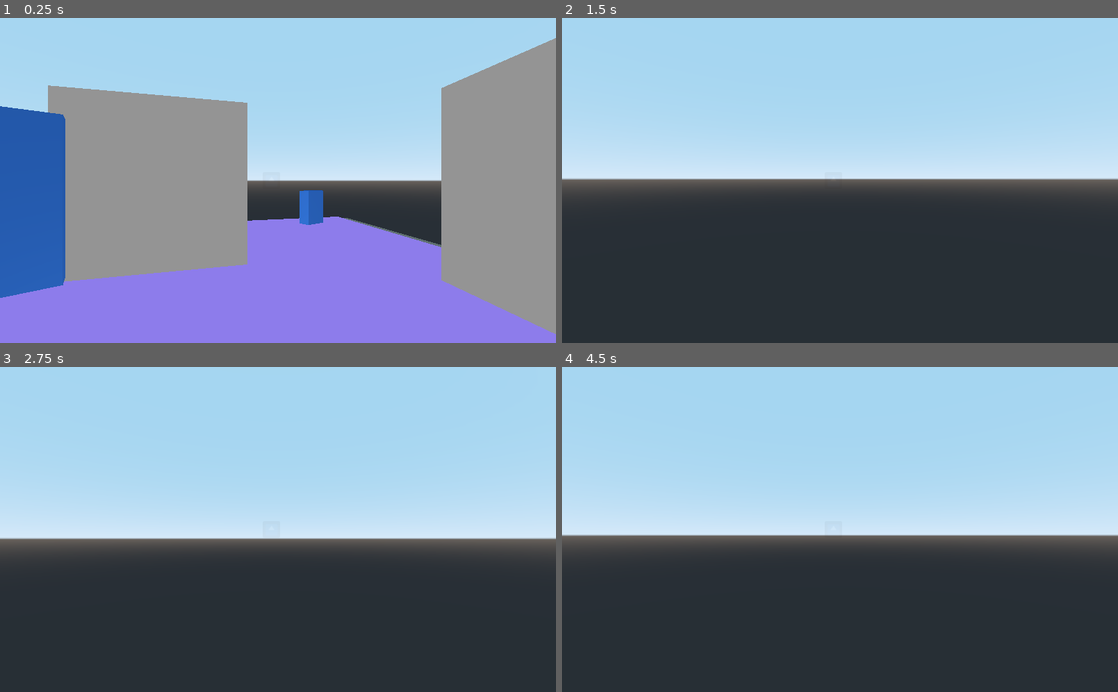
Above: before the commit, frames 1-4 (two rows, left to right).
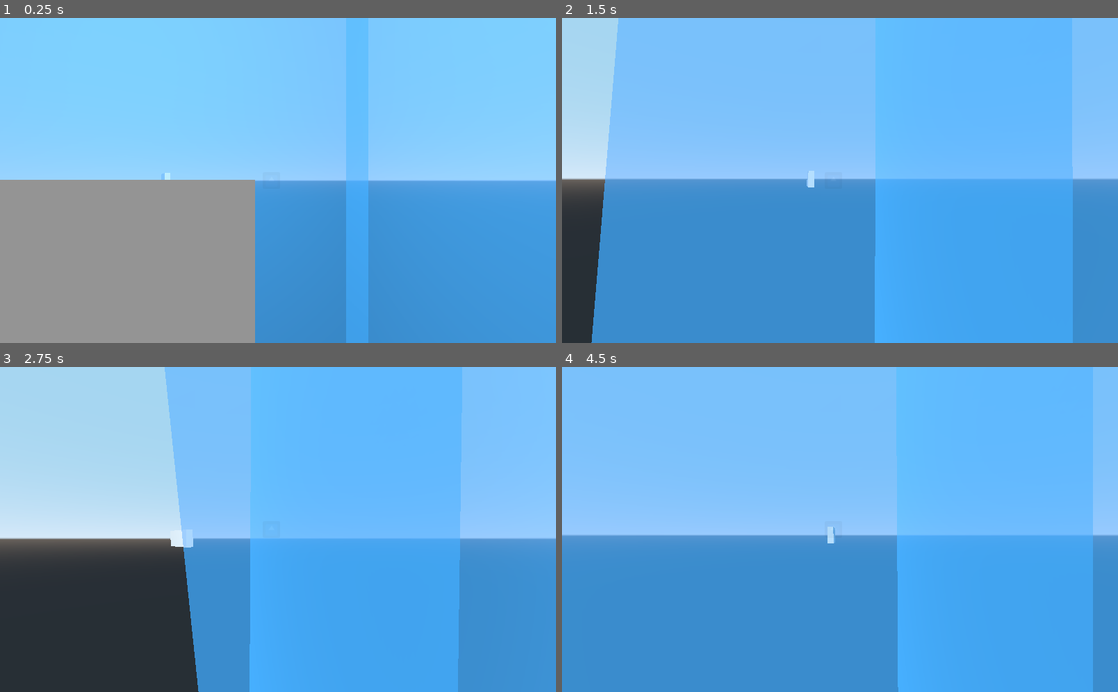
Above: after the commit, the same moments.

Repository: gramozilho/Portal
Game: Godot game, scene res://Main.tscn
The game is run twice, just before and just after one commit, with the same random seed, the same clock (stepped at 60 frames per second) and the same inputs. The engine's default icon, where the game draws it, is replaced by a stand-in: a white triangle on a blue panel in a dark square.
Inputs (mouse positions are in pixels of both pictures, inside the frame that each line leads up to):
- Up to frame 1 (0.25 s): no input
- Up to frame 2 (1.5 s): move the mouse to (867, 180) at 0.52 s; hold Up (ui_up) from 0.53 s (still down); click (867, 180) at 0.6 s; move the mouse to (812, 180) at 1.27 s; click (812, 180) at 1.35 s
- Up to frame 3 (2.75 s): keep holding Up (ui_up); tap Enter at 2 s; move the mouse to (289, 523) at 2.02 s; click (289, 523) at 2.1 s
- Up to frame 4 (4.5 s): keep holding Up (ui_up); tap Space at 2.75, 4.25 s; move the mouse to (834, 536) at 2.77 s; click (834, 536) at 2.85 s; tap Enter at 3.5 s; move the mouse to (878, 532) at 3.52 s; click (878, 532) at 3.6 s; move the mouse to (795, 526) at 4.27 s; click (795, 526) at 4.35 s

The runs differ from the first frame. In frame 1, 91% of the frame differs, in the area x 0-100%, y 0-100%; in frame 2, 92%; in frame 3, 67%; in frame 4, 100%.

Commit message:
Mirror portal (wrongly) implemented

Diff:
--- a/Main.gd
+++ b/Main.gd
@@ -3,6 +3,7 @@
 const portal = preload("res://Portal.tscn")
 var typeA = true
 var portal_list = []
+var last_portal_is_A = false
 
 func _ready():
 	Input.set_mouse_mode(Input.MOUSE_MODE_CAPTURED)
@@ -14,8 +15,10 @@
 	if Input.is_action_just_pressed("ui_restart"):
 		get_tree().reload_current_scene()
 
+func _on_KinematicBody_new_portal(coord, orient):
+	pass
 
-func _on_KinematicBody_new_portal(coord, orient):
+func _on_KinematicBody_new_portal_old(coord, orient):
 	var new_portal = portal.instance()
 	new_portal.global_transform.origin = coord
 	var normal_vec = Vector3(0, 1, 0)
--- a/Main.tscn
+++ b/Main.tscn
@@ -1,20 +1,29 @@
-[gd_scene load_steps=17 format=2]
+[gd_scene load_steps=20 format=2]
 
 [ext_resource path="res://Player.tscn" type="PackedScene" id=1]
 [ext_resource path="res://Main.gd" type="Script" id=2]
 [ext_resource path="res://World1.tscn" type="PackedScene" id=3]
 [ext_resource path="res://icon.png" type="Texture" id=4]
-[ext_resource path="res://Portal2.tscn" type="PackedScene" id=5]
 [ext_resource path="res://MirrorATexture.tres" type="Material" id=6]
 [ext_resource path="res://MirrorNew.gd" type="Script" id=7]
 [ext_resource path="res://Camera.gd" type="Script" id=8]
 [ext_resource path="res://MirrorB.tres" type="Material" id=9]
+[ext_resource path="res://MirrorCull.gd" type="Script" id=10]
 
 [sub_resource type="CubeMesh" id=1]
 size = Vector3( 0.5, 0.5, 0.3 )
 
 [sub_resource type="SpatialMaterial" id=2]
 albedo_color = Color( 0.160784, 0.407843, 0.752941, 1 )
+
+[sub_resource type="ConcavePolygonShape" id=8]
+data = PoolVector3Array( -0.25, 0.25, 0.15, 0.25, 0.25, 0.15, -0.25, -0.25, 0.15, 0.25, 0.25, 0.15, 0.25, -0.25, 0.15, -0.25, -0.25, 0.15, 0.25, 0.25, -0.15, -0.25, 0.25, -0.15, 0.25, -0.25, -0.15, -0.25, 0.25, -0.15, -0.25, -0.25, -0.15, 0.25, -0.25, -0.15, 0.25, 0.25, 0.15, 0.25, 0.25, -0.15, 0.25, -0.25, 0.15, 0.25, 0.25, -0.15, 0.25, -0.25, -0.15, 0.25, -0.25, 0.15, -0.25, 0.25, -0.15, -0.25, 0.25, 0.15, -0.25, -0.25, -0.15, -0.25, 0.25, 0.15, -0.25, -0.25, 0.15, -0.25, -0.25, -0.15, 0.25, 0.25, 0.15, -0.25, 0.25, 0.15, 0.25, 0.25, -0.15, -0.25, 0.25, 0.15, -0.25, 0.25, -0.15, 0.25, 0.25, -0.15, -0.25, -0.25, 0.15, 0.25, -0.25, 0.15, -0.25, -0.25, -0.15, 0.25, -0.25, 0.15, 0.25, -0.25, -0.15, -0.25, -0.25, -0.15 )
+
+[sub_resource type="ConcavePolygonShape" id=9]
+data = PoolVector3Array( -0.25, 0.25, 0.15, 0.25, 0.25, 0.15, -0.25, -0.25, 0.15, 0.25, 0.25, 0.15, 0.25, -0.25, 0.15, -0.25, -0.25, 0.15, 0.25, 0.25, -0.15, -0.25, 0.25, -0.15, 0.25, -0.25, -0.15, -0.25, 0.25, -0.15, -0.25, -0.25, -0.15, 0.25, -0.25, -0.15, 0.25, 0.25, 0.15, 0.25, 0.25, -0.15, 0.25, -0.25, 0.15, 0.25, 0.25, -0.15, 0.25, -0.25, -0.15, 0.25, -0.25, 0.15, -0.25, 0.25, -0.15, -0.25, 0.25, 0.15, -0.25, -0.25, -0.15, -0.25, 0.25, 0.15, -0.25, -0.25, 0.15, -0.25, -0.25, -0.15, 0.25, 0.25, 0.15, -0.25, 0.25, 0.15, 0.25, 0.25, -0.15, -0.25, 0.25, 0.15, -0.25, 0.25, -0.15, 0.25, 0.25, -0.15, -0.25, -0.25, 0.15, 0.25, -0.25, 0.15, -0.25, -0.25, -0.15, 0.25, -0.25, 0.15, 0.25, -0.25, -0.15, -0.25, -0.25, -0.15 )
+
+[sub_resource type="ConcavePolygonShape" id=10]
+data = PoolVector3Array( -0.25, 0.25, 0.15, 0.25, 0.25, 0.15, -0.25, -0.25, 0.15, 0.25, 0.25, 0.15, 0.25, -0.25, 0.15, -0.25, -0.25, 0.15, 0.25, 0.25, -0.15, -0.25, 0.25, -0.15, 0.25, -0.25, -0.15, -0.25, 0.25, -0.15, -0.25, -0.25, -0.15, 0.25, -0.25, -0.15, 0.25, 0.25, 0.15, 0.25, 0.25, -0.15, 0.25, -0.25, 0.15, 0.25, 0.25, -0.15, 0.25, -0.25, -0.15, 0.25, -0.25, 0.15, -0.25, 0.25, -0.15, -0.25, 0.25, 0.15, -0.25, -0.25, -0.15, -0.25, 0.25, 0.15, -0.25, -0.25, 0.15, -0.25, -0.25, -0.15, 0.25, 0.25, 0.15, -0.25, 0.25, 0.15, 0.25, 0.25, -0.15, -0.25, 0.25, 0.15, -0.25, 0.25, -0.15, 0.25, 0.25, -0.15, -0.25, -0.25, 0.15, 0.25, -0.25, 0.15, -0.25, -0.25, -0.15, 0.25, -0.25, 0.15, 0.25, -0.25, -0.15, -0.25, -0.25, -0.15 )
 
 [sub_resource type="PlaneMesh" id=3]
 
@@ -30,13 +39,16 @@
 script = ExtResource( 2 )
 
 [node name="Player" parent="." instance=ExtResource( 1 )]
-transform = Transform( 0.258954, 0, 0.96589, 0, 1, 0, -0.96589, 0, 0.258954, 1.92185, 9.07885, -0.626828 )
+transform = Transform( 0.258954, 0, 0.96589, 0, 1, 0, -0.96589, 0, 0.258954, 0.143399, 2.32023, -0.626828 )
+
+[node name="MeshInstance" parent="Player/Body" index="0"]
+layers = 7
 
 [node name="Camera" parent="Player/CameraAnchor" index="0"]
 script = ExtResource( 8 )
 
 [node name="World1" parent="." instance=ExtResource( 3 )]
-transform = Transform( 0.2, 0, 0, 0, 0.2, 0, 0, 0, 0.2, 0, 0, 0 )
+transform = Transform( 0.1, 0, 0, 0, 0.1, 0, 0, 0, 0.1, 0, 0, 0 )
 
 [node name="Control" type="Control" parent="."]
 anchor_left = 0.5
@@ -57,25 +69,40 @@
 scale = Vector2( 0.5, 0.5 )
 texture = ExtResource( 4 )
 
-[node name="Portal2" parent="." instance=ExtResource( 5 )]
-transform = Transform( 0.0182376, 0, 0.999834, 0, 1, 0, -0.999834, 0, 0.0182376, 0, 8.60397, 0 )
-visible = false
-
 [node name="MeshInstance2" type="MeshInstance" parent="."]
-transform = Transform( 0.396603, 0, -0.91799, 0, 3.23085, 0, 0.91799, 0, 0.396603, -0.764653, 8.5695, 1.05819 )
+transform = Transform( 0.396603, 0, -0.91799, 0, 3.23085, 0, 0.91799, 0, 0.396603, -0.764653, 8.5695, 0.688256 )
+layers = 7
 mesh = SubResource( 1 )
 material/0 = SubResource( 2 )
 
-[node name="MeshInstance4" type="MeshInstance" parent="."]
-transform = Transform( 0.396603, 0, -0.91799, 0, 2.24158, 0, 0.91799, 0, 0.396603, -3.30439, 7.9457, -2.86247 )
+[node name="StaticBody" type="StaticBody" parent="MeshInstance2"]
+
+[node name="CollisionShape" type="CollisionShape" parent="MeshInstance2/StaticBody"]
+shape = SubResource( 8 )
+
+[node name="Obstacle" type="MeshInstance" parent="." groups=[
+"hide",
+]]
+transform = Transform( -1.62921e-07, 0, 1, 0, 3.25424, 0, -2.51028, 0, -4.08977e-07, -1.09096, 8.61363, 0.0829594 )
+layers = 7
 mesh = SubResource( 1 )
 material/0 = SubResource( 2 )
 
-[node name="MeshInstance3" type="MeshInstance" parent="."]
-transform = Transform( 0.396603, 0, -0.91799, 0, 1, 0, 0.91799, 0, 0.396603, -1.5034, 7.9457, -0.70865 )
-layers = 2
+[node name="StaticBody" type="StaticBody" parent="Obstacle"]
+
+[node name="CollisionShape" type="CollisionShape" parent="Obstacle/StaticBody"]
+shape = SubResource( 9 )
+
+[node name="MeshInstance5" type="MeshInstance" parent="."]
+transform = Transform( 0.396603, 0, -0.91799, 0, 1, 0, 0.91799, 0, 0.396603, -0.509445, 7.9457, -0.70865 )
+layers = 7
 mesh = SubResource( 1 )
 material/0 = SubResource( 2 )
+
+[node name="StaticBody" type="StaticBody" parent="MeshInstance5"]
+
+[node name="CollisionShape" type="CollisionShape" parent="MeshInstance5/StaticBody"]
+shape = SubResource( 10 )
 
 [node name="PortalHolder" type="Spatial" parent="." groups=[
 "mirrors",
@@ -83,9 +110,10 @@
 script = ExtResource( 7 )
 
 [node name="Mirror" type="MeshInstance" parent="PortalHolder" groups=[
+"hide",
 "mirrors",
 ]]
-transform = Transform( -1.62921e-07, 1, 0, -1, -1.62921e-07, 0, 0, 0, 1, -0.924199, 8.70582, -0.00365591 )
+transform = Transform( -1.62921e-07, 1, 0, -1, -1.62921e-07, 0, 0, 0, 1, -1.8, 1, 0.05 )
 mesh = SubResource( 3 )
 material/0 = ExtResource( 6 )
 
@@ -94,7 +122,6 @@
 
 [node name="MeshInstance2" type="MeshInstance" parent="PortalHolder/Mirror/DummyCam"]
 transform = Transform( 0.112899, 5.7685e-08, -0.0652244, 1.10017e-08, 0.683651, 4.10359e-08, -0.0652244, 2.15163e-07, -0.112899, -1.47399, 1.90735e-06, -5.49794 )
-layers = 2
 mesh = SubResource( 4 )
 material/0 = null
 
@@ -102,20 +129,25 @@
 size = Vector2( 1024, 600 )
 
 [node name="Camera" type="Camera" parent="PortalHolder/Mirror/Viewport"]
-transform = Transform( 0.258954, 0, 0.96589, 0, 1, 0, -0.96589, 0, 0.258954, 1.92185, 9.07885, -0.626828 )
-cull_mask = 1048573
+transform = Transform( 0.258954, 0, 0.96589, 0, 1, 0, -0.96589, 0, 0.258954, 3.74629, 9.07885, -0.626828 )
+cull_mask = 2
 current = true
+script = ExtResource( 10 )
 
 [node name="MeshInstance" type="MeshInstance" parent="PortalHolder/Mirror/Viewport/Camera"]
-transform = Transform( 0.130386, 0, 0, 0, 0.683651, 0, 0, 0, 0.130386, 0, 0, 0 )
-layers = 2
+transform = Transform( 0.130386, 0, -3.72529e-09, 0, 0.398556, 0, 3.72529e-09, 0, 0.130386, 0, 0, 0 )
 mesh = SubResource( 5 )
 material/0 = null
 
+[node name="RayCast" type="RayCast" parent="PortalHolder/Mirror/Viewport/Camera"]
+enabled = true
+cast_to = Vector3( 0, 0, -1000 )
+
 [node name="Mirror2" type="MeshInstance" parent="PortalHolder" groups=[
+"hide",
 "mirrors",
 ]]
-transform = Transform( 9.88366e-09, -0.0606655, -0.998158, -1, -1.62921e-07, 1.42109e-14, -1.62621e-07, 0.998158, -0.0606655, 1.03677, 8.70582, -2.81596 )
+transform = Transform( 2.65431e-14, -1.62921e-07, 1, -1, -1.62921e-07, 0, 1.62921e-07, -1, -1.62921e-07, 0, 1, 1.73 )
 mesh = SubResource( 3 )
 material/0 = ExtResource( 9 )
 
@@ -124,7 +156,6 @@
 
 [node name="MeshInstance2" type="MeshInstance" parent="PortalHolder/Mirror2/DummyCam"]
 transform = Transform( -0.350734, -3.55271e-15, -1.86265e-09, -7.10543e-15, -0.118099, -4.44089e-16, 0, -1.77636e-15, -0.0430299, 0, 0, 0 )
-layers = 2
 mesh = SubResource( 6 )
 material/0 = null
 
@@ -133,14 +164,22 @@
 
 [node name="Camera" type="Camera" parent="PortalHolder/Mirror2/Viewport"]
 transform = Transform( 0.258954, 0, 0.96589, 0, 1, 0, -0.96589, 0, 0.258954, 1.92185, 9.07885, -0.626828 )
-cull_mask = 1048573
+cull_mask = 4
 current = true
+script = ExtResource( 10 )
 
 [node name="MeshInstance" type="MeshInstance" parent="PortalHolder/Mirror2/Viewport/Camera"]
 transform = Transform( 0.350734, 0, 0, 0, 0.118099, 0, 0, 0, 0.0430299, 0, 0, 0 )
-layers = 2
 mesh = SubResource( 7 )
 material/0 = null
+
+[node name="RayCast" type="RayCast" parent="PortalHolder/Mirror2/Viewport/Camera"]
+enabled = true
+cast_to = Vector3( 0, 0, -1000 )
+
+[node name="TestCamera" type="Camera" parent="."]
+transform = Transform( 1, 0, 0, 0, 1, 0, 0, 0, 1, 0, 1.21169, 1.79879 )
+[connection signal="new_portal" from="Player" to="PortalHolder" method="_on_Player_new_portal"]
 [connection signal="new_portal" from="Player" to="." method="_on_KinematicBody_new_portal"]
 
 [editable path="Player"]
--- /dev/null
+++ b/MirrorCull.gd
@@ -0,0 +1,34 @@
+extends Camera
+
+var colliding_object
+var hidden_list = []
+
+func _ready():
+	#$RayCast.set_cast_to(rotation.normalized()*1000)
+	pass
+
+func update_cull_mask(idx):
+	colliding_object = get_node("RayCast").get_collider()
+	if colliding_object:
+		colliding_object = colliding_object.get_parent()
+		#print('Portal ', idx, 'colliding with ', colliding_object.name)
+		if colliding_object.is_in_group('hide'):
+			print('Colliding with hide: ', colliding_object.name)
+			# Only remove form camera to mirror
+			if !colliding_object.is_in_group('mirrors'):
+				print('Hidding ', colliding_object.name)
+				colliding_object.set_layer_mask_bit(idx-1, false)
+				if !hidden_list.has(colliding_object):
+					print('New colliding')
+					hidden_list.append(colliding_object)
+				if hidden_list[0] != colliding_object:
+					hidden_list[0].set_layer_mask_bit(idx-1, true)
+					# Remove from list
+					hidden_list.pop_front()
+					print('Remove colliding')
+
+				#hidden_list.remove(hidden_list.find(element))
+	# If detected not in vector, add and set CULL to off
+
+
+	# If element of vector not in detected, remove and set CULL to on
--- a/MirrorNew.gd
+++ b/MirrorNew.gd
@@ -29,6 +29,9 @@
 
 	mirror_cam_A.global_transform.basis.x *= -1
 	mirror_cam_B.global_transform.basis.x *= -1
+
+	mirror_cam_A.update_cull_mask(2)
+	mirror_cam_B.update_cull_mask(3)
 
 func update_cam_2(main_cam_transform):
 	#get_tree().call_group("mirrors", "transform_coord", main_cam_transform)
@@ -62,3 +65,8 @@
 	mirror_cam_B.global_transform = pos_relative_mirror_to_player_2.affine_inverse() * $Mirror.global_transform # * Transform().rotated(Vector3(1, 0, 0), PI/2)
 
 	#mirror_cam_A.global_transform.basis.y *= -1
+
+
+
+func _on_Player_new_portal(coord, orient):
+	print(coord, orient)
--- a/Player.tscn
+++ b/Player.tscn
@@ -25,7 +25,7 @@
 script = ExtResource( 1 )
 
 [node name="Body" type="CollisionShape" parent="."]
-transform = Transform( 1, 0, 0, 0, -4.37114e-08, -1, 0, 1, -4.37114e-08, 0, 0, 0 )
+transform = Transform( 1, 0, 0, 0, -4.37114e-08, -0.6, 0, 1, -2.62268e-08, 0, -0.346302, 0 )
 shape = SubResource( 1 )
 
 [node name="MeshInstance" type="MeshInstance" parent="Body"]
--- /dev/null
+++ b/WallMat.tres
@@ -0,0 +1,5 @@
+[gd_resource type="SpatialMaterial" format=2]
+
+[resource]
+flags_transparent = true
+albedo_color = Color( 0.282353, 0.709804, 1, 0.584314 )
--- a/World1.tscn
+++ b/World1.tscn
@@ -1,6 +1,6 @@
-[gd_scene load_steps=16 format=2]
+[gd_scene load_steps=13 format=2]
 
-[ext_resource path="res://icon.png" type="Texture" id=1]
+[ext_resource path="res://WallMat.tres" type="Material" id=1]
 [ext_resource path="res://Floor.tres" type="Material" id=2]
 
 [sub_resource type="CubeMesh" id=1]
@@ -16,10 +16,6 @@
 [sub_resource type="SpatialMaterial" id=5]
 albedo_color = Color( 0.862745, 0.592157, 1, 1 )
 
-[sub_resource type="SpatialMaterial" id=6]
-albedo_color = Color( 1, 0.615686, 0.615686, 1 )
-albedo_texture = ExtResource( 1 )
-
 [sub_resource type="ConcavePolygonShape" id=7]
 data = PoolVector3Array( -1, 1, 1, 1, 1, 1, -1, -1, 1, 1, 1, 1, 1, -1, 1, -1, -1, 1, 1, 1, -1, -1, 1, -1, 1, -1, -1, -1 …(284 unchanged characters)…
 
@@ -29,14 +25,8 @@
 [sub_resource type="ConcavePolygonShape" id=9]
 data = PoolVector3Array( -1, 1, 1, 1, 1, 1, -1, -1, 1, 1, 1, 1, 1, -1, 1, -1, -1, 1, 1, 1, -1, -1, 1, -1, 1, -1, -1, -1 …(284 unchanged characters)…
 
-[sub_resource type="SpatialMaterial" id=10]
-albedo_color = Color( 0.521569, 0.67451, 0.996078, 1 )
-
 [sub_resource type="ConcavePolygonShape" id=11]
 data = PoolVector3Array( -1, 1, 1, 1, 1, 1, -1, -1, 1, 1, 1, 1, 1, -1, 1, -1, -1, 1, 1, 1, -1, -1, 1, -1, 1, -1, -1, -1 …(284 unchanged characters)…
-
-[sub_resource type="SpatialMaterial" id=12]
-albedo_color = Color( 1, 0.843137, 0.545098, 1 )
 
 [sub_resource type="ConcavePolygonShape" id=13]
 data = PoolVector3Array( -1, 1, 1, 1, 1, 1, -1, -1, 1, 1, 1, 1, 1, -1, 1, -1, -1, 1, 1, 1, -1, -1, 1, -1, 1, -1, -1, -1 …(284 unchanged characters)…
@@ -45,6 +35,7 @@
 
 [node name="Floor" type="MeshInstance" parent="."]
 transform = Transform( 20, 0, 0, 0, 1, 0, 0, 0, 20, 0, 0, 0 )
+layers = 7
 mesh = SubResource( 1 )
 material/0 = SubResource( 2 )
 
@@ -54,7 +45,8 @@
 shape = SubResource( 3 )
 
 [node name="Floor2" type="MeshInstance" parent="."]
-transform = Transform( 20, 0, 0, 0, 1, 0, 0, 0, 20, -26.7597, 14.8828, 0.0691833 )
+transform = Transform( 20, 0, 0, 0, 1, 0, 0, 0, 20, -47.1984, -58.5502, 0.0691833 )
+layers = 7
 mesh = SubResource( 1 )
 material/0 = ExtResource( 2 )
 
@@ -65,6 +57,8 @@
 
 [node name="Floor3" type="MeshInstance" parent="."]
 transform = Transform( 20, 0, 0, 0, -1, 6.51683e-06, 0, -3.25841e-07, -20, -0.146978, 37.6131, 0.0691833 )
+visible = false
+layers = 7
 mesh = SubResource( 1 )
 material/0 = SubResource( 5 )
 
@@ -73,50 +67,65 @@
 [node name="CollisionShape" type="CollisionShape" parent="Floor3/StaticBody"]
 shape = SubResource( 4 )
 
-[node name="Wall1" type="MeshInstance" parent="."]
-transform = Transform( 20, 0, 0, 0, -1.62921e-07, -20, 0, 1, -3.25841e-06, 0, 18.3738, 19.0462 )
+[node name="Wall1" type="MeshInstance" parent="." groups=[
+"hide",
+]]
+transform = Transform( 20, 0, 0, 0, -1.62921e-07, -20, 0, 1, -3.25841e-06, 0.104607, 18.2952, 19.0091 )
+layers = 7
 mesh = SubResource( 1 )
-material/0 = SubResource( 6 )
+material/0 = ExtResource( 1 )
 
 [node name="StaticBody" type="StaticBody" parent="Wall1"]
 
 [node name="CollisionShape" type="CollisionShape" parent="Wall1/StaticBody"]
 shape = SubResource( 7 )
 
-[node name="Wall4" type="MeshInstance" parent="."]
+[node name="Wall4" type="MeshInstance" parent="." groups=[
+"hide",
+]]
 transform = Transform( 20, 0, 0, 0, -1.62921e-07, -20, 0, 1, -3.25841e-06, 0, 18.3738, -20.3343 )
+layers = 7
 mesh = SubResource( 1 )
-material/0 = ExtResource( 2 )
+material/0 = ExtResource( 1 )
 
 [node name="StaticBody" type="StaticBody" parent="Wall4"]
 
 [node name="CollisionShape" type="CollisionShape" parent="Wall4/StaticBody"]
 shape = SubResource( 8 )
 
-[node name="Wall2" type="MeshInstance" parent="."]
+[node name="Wall2" type="MeshInstance" parent="." groups=[
+"hide",
+]]
 transform = Transform( -3.25841e-06, 1, -3.25841e-06, 0, -1.62921e-07, -20, -20, -1.62921e-07, 5.30863e-13, -19.2749, 18.3738, -0.71907 )
+layers = 7
 mesh = SubResource( 1 )
-material/0 = ExtResource( 2 )
+material/0 = ExtResource( 1 )
 
 [node name="StaticBody" type="StaticBody" parent="Wall2"]
 
 [node name="CollisionShape" type="CollisionShape" parent="Wall2/StaticBody"]
 shape = SubResource( 9 )
 
-[node name="Wall5" type="MeshInstance" parent="."]
+[node name="Wall5" type="MeshInstance" parent="." groups=[
+"hide",
+]]
 transform = Transform( -3.25841e-06, 1, -3.25841e-06, 0, -1.62921e-07, -20, -20, -1.62921e-07, 5.30863e-13, 19.1373, 18.3738, -0.71907 )
+layers = 7
 mesh = SubResource( 1 )
-material/0 = SubResource( 10 )
+material/0 = ExtResource( 1 )
 
 [node name="StaticBody" type="StaticBody" parent="Wall5"]
 
 [node name="CollisionShape" type="CollisionShape" parent="Wall5/StaticBody"]
 shape = SubResource( 11 )
 
-[node name="Wall3" type="MeshInstance" parent="."]
-transform = Transform( -3.25841e-06, 1, 0, -20, -1.62921e-07, 0, 0, 0, 20, -7.61777, -4.41039, -0.566864 )
+[node name="Wall3" type="MeshInstance" parent="." groups=[
+"hide",
+]]
+transform = Transform( -3.25841e-06, 1, 0, -20, -1.62921e-07, 0, 0, 0, 20, -28.0565, -77.8434, -0.566864 )
+layers = 7
 mesh = SubResource( 1 )
-material/0 = SubResource( 12 )
+material/0 = ExtResource( 1 )
 
 [node name="StaticBody" type="StaticBody" parent="Wall3"]
 
